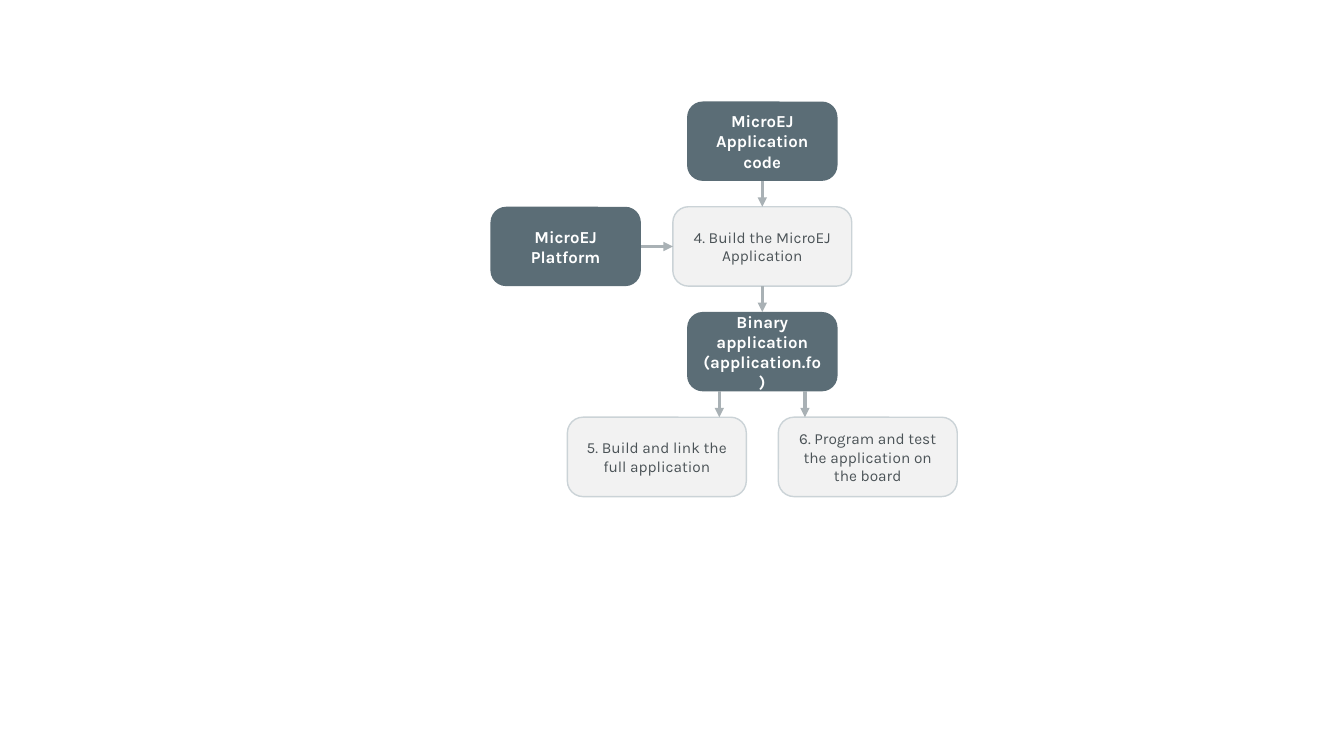
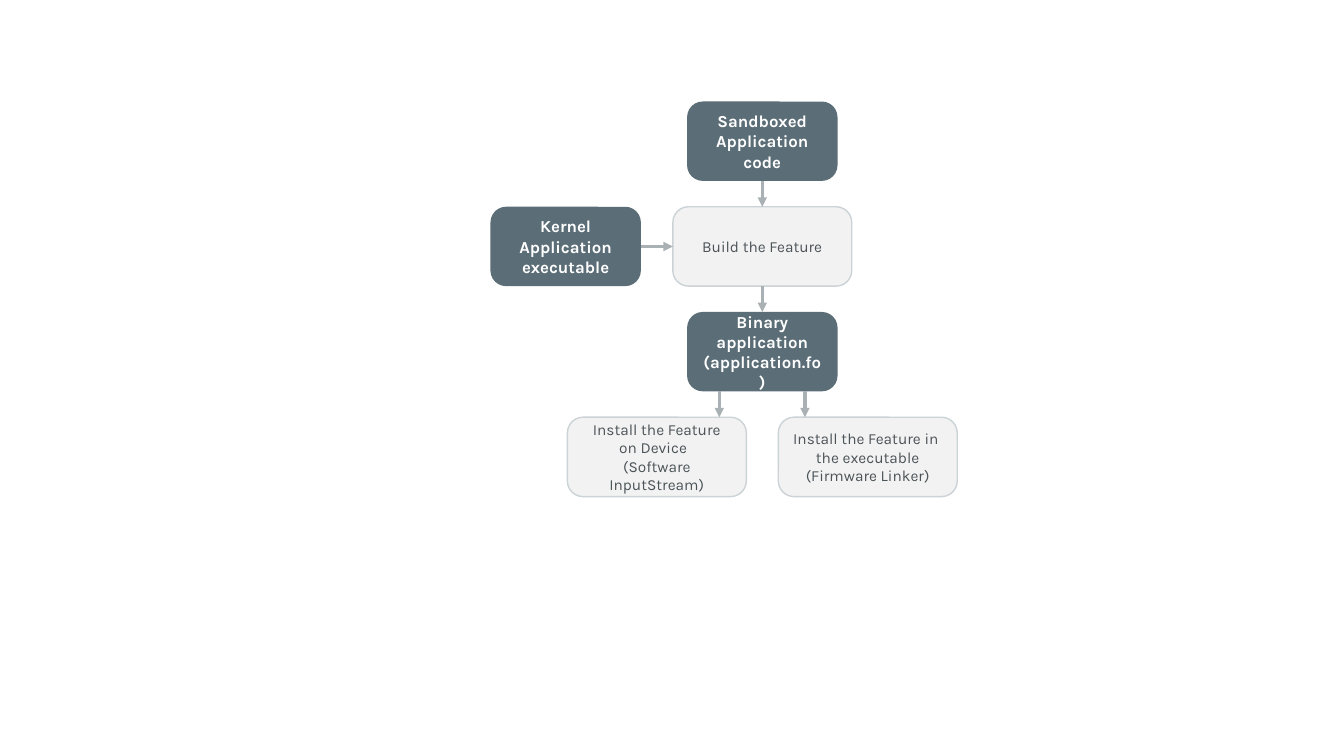
Before and after one commit to MicroEJ/docs, a slide deck: slide 1 of PlatformDeveloperGuide/images/process-multiapp-overview.pptx. Drawn at 1344x756 pixels with LibreOffice and Linux fonts; fonts in the diff are those of the drawing. Boxes give left, top, right and bottom in pixels: in the first picture for what was removed or moved away, otherwise in the second. Text is boxed around its words. In the diff, an @@ line names an element or a change of style, - is before the commit and + after.

Commit message:
Document Kernel & Application Link (.fso and .fo)
- Keep the PDG Multi-Sandbox section only for KF platform configuration
- Add to KDG
	- Kernel Linking & Application Linking Sections
	- Document Kernel Metadata Generator
	- Move Firmware Linker from PDG->KDG + refresh
	- Document Off board and on Device Linking
- Integrate schematics originally from
'OnBoardSoarOptimizerPresentation.pptx'

```diff
--- a/PlatformDeveloperGuide/images/process-multiapp-overview.pptx
+++ b/PlatformDeveloperGuide/images/process-multiapp-overview.pptx
@@ text in rounded rectangle at (x1=716, y1=115, x2=808, y2=168): text changed @@
-MicroEJ Application code
+Sandboxed Application code
@@ text in rounded rectangle at (x1=519, y1=220, x2=611, y2=273): text changed @@
-MicroEJ Platform
+Kernel Application executable
@@ text in rounded rectangle at (x1=702, y1=241, x2=822, y2=252): text changed @@
-4. Build the MicroEJ Application
+Build the Feature
@@ text in rounded rectangle at (x1=593, y1=424, x2=721, y2=494): text changed @@
-5. Build and link the full application
+Install the Feature
+on Device
+(Software InputStream)
@@ text in rounded rectangle at (x1=793, y1=433, x2=939, y2=483): text changed @@
-6. Program and test the application on the board
+Install the Feature in the executable
+(Firmware Linker)
```
Also in this commit, not shown: 15 other files.
